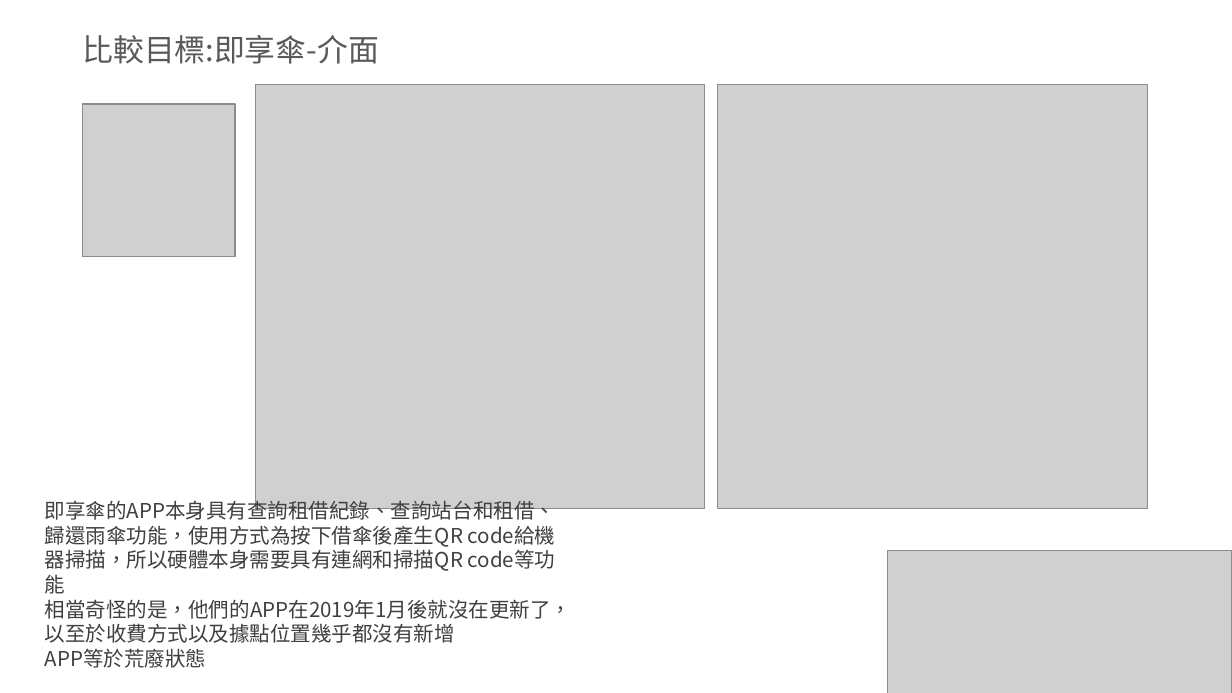
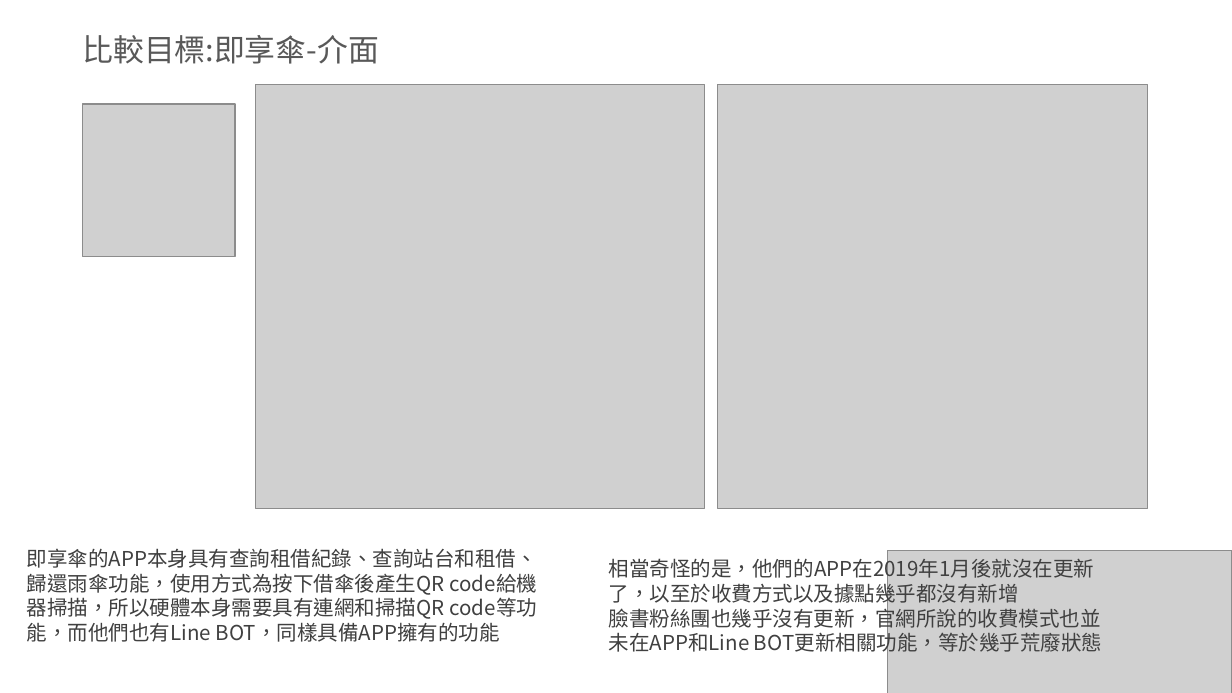
Before and after one commit to bbblu/courtesy-umbrella-docs, a slide deck: slide 8 of files/PPT/初審簡報 美化版.pptx. Drawn at 1232x693 pixels with LibreOffice and Linux fonts; fonts in the diff are those of the drawing; grey boxes stand for pictures; background and template pictures are left out. Boxes give left, top, right and bottom in pixels: in the first picture for what was removed or moved away, otherwise in the second. Text is boxed around its words. In the diff, an @@ line names an element or a change of style, - is before the commit and + after.

Commit message:
Edit ppt & Ch.4

```diff
--- a/files/PPT/初審簡報 美化版.pptx
+++ b/files/PPT/初審簡報 美化版.pptx
@@ text at (27, 548, 537, 642): text changed @@
-即享傘的APP本身具有查詢租借紀錄、查詢站台和租借、歸還雨傘功能，使用方式為按下借傘後產生QR code給機器掃描，所以硬體本身需要具有連網和掃描QR code等功能
-相當奇怪的是，他們的APP在2019年1月後就沒在更新了，以至於收費方式以及據點位置幾乎都沒有新增
-APP等於荒廢狀態
+即享傘的APP本身具有查詢租借紀錄、查詢站台和租借、歸還雨傘功能，使用方式為按下借傘後產生QR code給機器掃描，所以硬體本身需要具有連網和掃描QR code等功能，而他們也有Line BOT，同樣具備APP擁有的功能
@@ text added at (609, 556, 1102, 656), 12 pt, text #404040 @@
+相當奇怪的是，他們的APP在2019年1月後就沒在更新了，以至於收費方式以及據點幾乎都沒有新增
+臉書粉絲團也幾乎沒有更新，官網所說的收費模式也並未在APP和Line BOT更新相關功能，等於幾乎荒廢狀態
```
Also in this commit, not shown: 2 other slides changed, 4 slides added, 4 slides removed, 1 other file.
